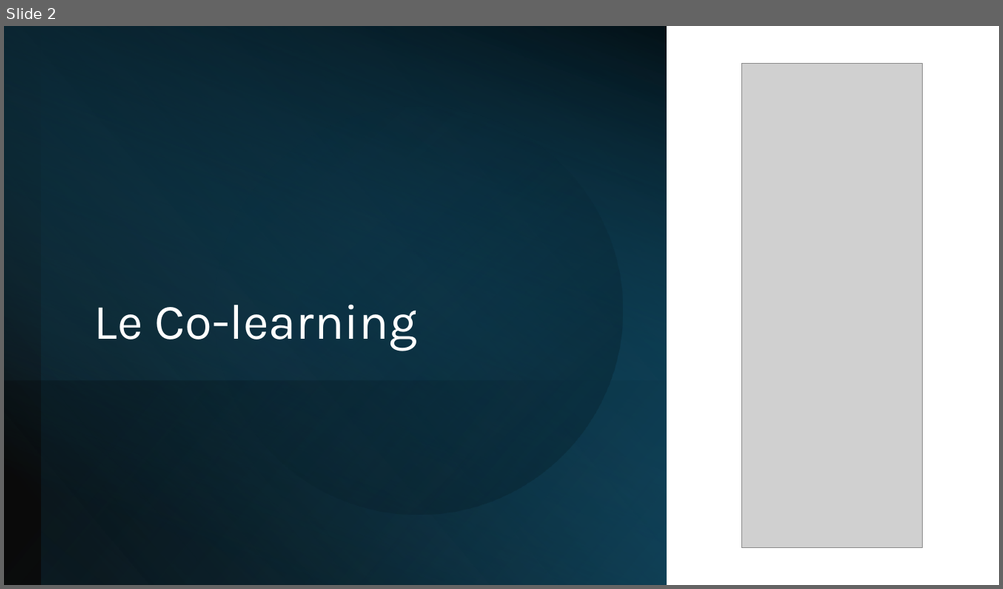
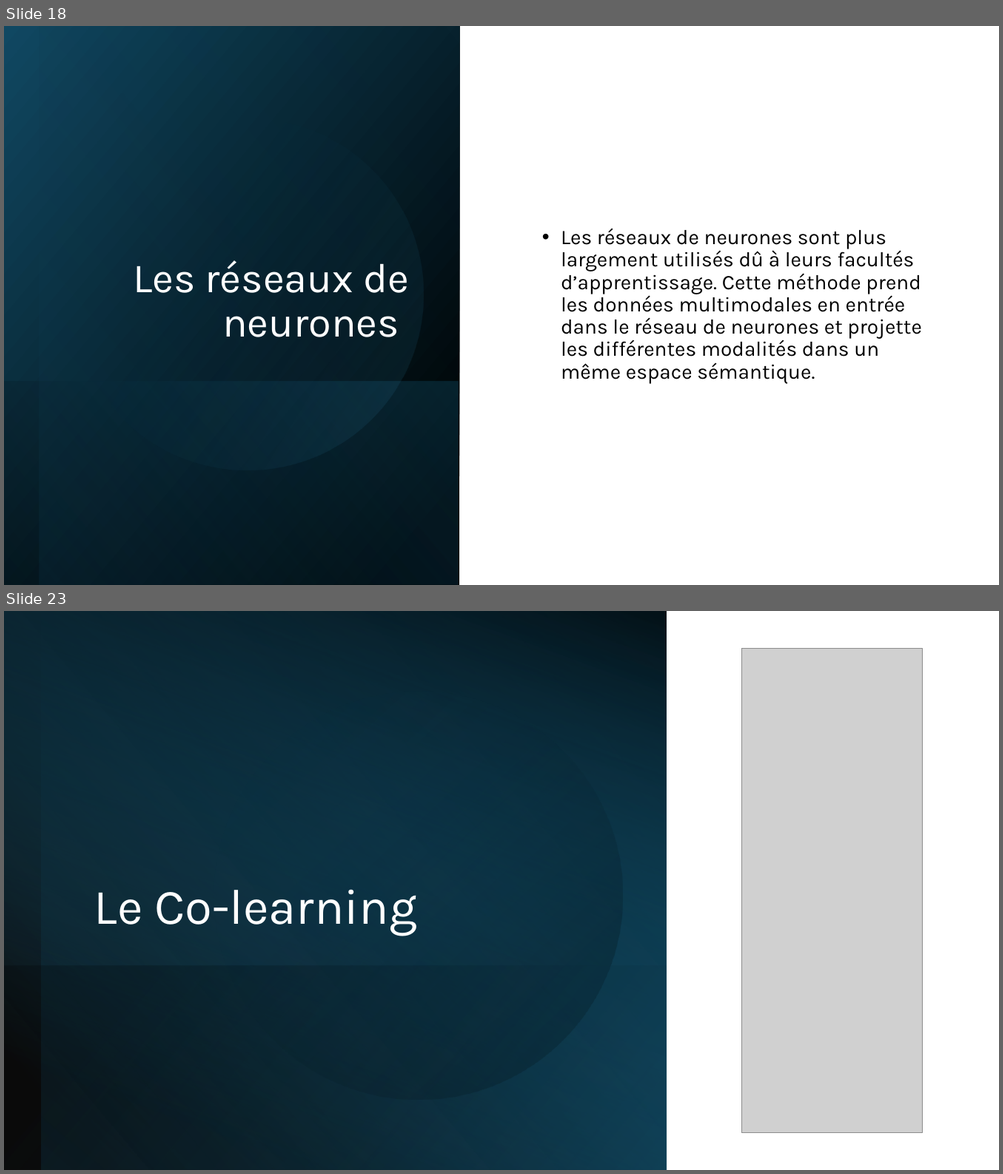
Before and after one commit to IzowRM/Stage-Cetic, a slide deck: Doc Slide/Slide Jeudi 11_09.pptx. Shown one above the other, each under a label of ours: slide 2 before the commit, slides 18 and 23 after it; the slides between them are not shown. The pictures are 1003x589 and 1003x1174 pixels, drawn with LibreOffice and Linux fonts; fonts in the diff are those of the drawing; grey boxes stand for pictures. Boxes give left, top, right and bottom in pixels: in the first picture for what was removed or moved away, otherwise in the second. Text is boxed around its words. In the diff, an @@ line names an element or a change of style, - is before the commit and + after.

```diff
--- a/Doc Slide/Slide Jeudi 11_09.pptx
+++ b/Doc Slide/Slide Jeudi 11_09.pptx
@@ slide 18 added at (4, 26, 999, 585), background #FFFFFF @@
@@ rectangle added at (4, 26, 459, 585), fill gradient #000000 to #104862 @@
@@ rectangle added at (40, 26, 460, 585), fill gradient #000000 to #156082 @@
@@ ellipse added at (40, 86, 455, 502), fill gradient #156082 to #46B1E1 @@
@@ text added at (560, 229, 921, 384), 20 pt, text #000000 @@
+• Les réseaux de neurones sont plus largement utilisés dû à leurs facultés d’apprentissage. Cette méthode prend les données multimodales en entrée dans le réseau de neurones et projette les différentes modalités dans un même espace sémantique.
@@ title added at (133, 261, 409, 338), 40 pt, text #FFFFFF @@
+Les réseaux de neurones
@@ rectangle added at (4, 381, 458, 585), fill gradient #156082 to #000000 @@
@@ what was slide 2 is now slide 23 @@
```
Also in this commit, not shown: 21 other slides added, 1 slide removed, 2 other files.
